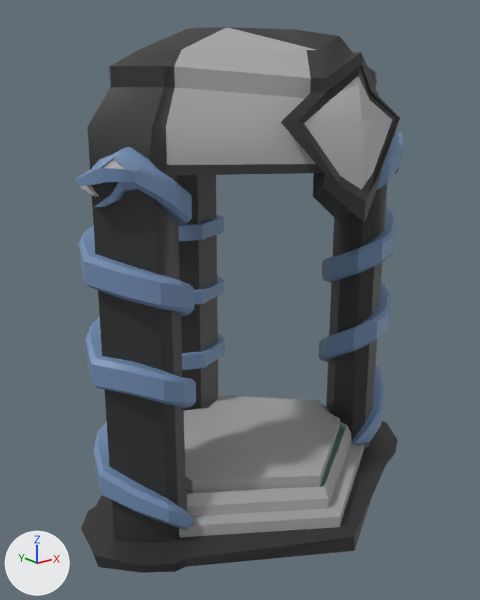
The FBX model Assets/fran/portalsito.fbx, before and after one commit.
Camera for both pictures: a 50 mm lens placed at (-8.55, -10.18, 8.52), pointed at (-0.14, 0.33, 4.31). The lights are fixed; the arrows at lower left show +X, +Y and +Z. The picture after the commit comes second. Where no turn or scale is listed for an object, it has been applied to the vertices.
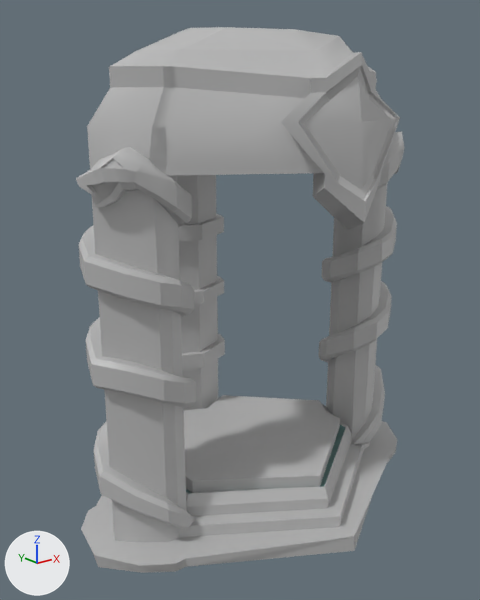
Where the newer file only moved an object's origin or applied its transform, the numbers keep the older frame.

Pixel boxes [x1, y1, x2, y2] of what changed, in the pictures (480 x 600 px):
part 1 of me_mesh, recoloured (blue to grey): [76, 132, 405, 530] in both
part 2 of me_mesh, recoloured: [166, 27, 364, 537] in both
part 3 of me_mesh, recoloured (dark grey to grey): [81, 27, 400, 573] in both

What changed in the scene script:
```text
Change me_mesh:
    where me_mesh.from_pydata(...)  # 1066 vertices, 1054 faces; spans x -4.16..4.16, y -3.17..3.74, z -4.67..4.88
    used by ob_pcylinder2; location = (0.0, 0.12, 4.67)
    me_mesh part 1: all 514 faces that had it switch from mat_crist1 (blue #7491b7) to mat_default_material (grey #bcbcbc)
    me_mesh part 2: all 110 faces that had it switch from mat_standardsurface2 (grey #aaaaaa) to mat_default_material (grey #bcbcbc)
    me_mesh part 3: all 390 faces that had it switch from mat_vigas (dark grey #333333) to mat_default_material (grey #bcbcbc)
    remove me_mesh.materials.append(mat_crist2)  # grey #bcbcbc
```
